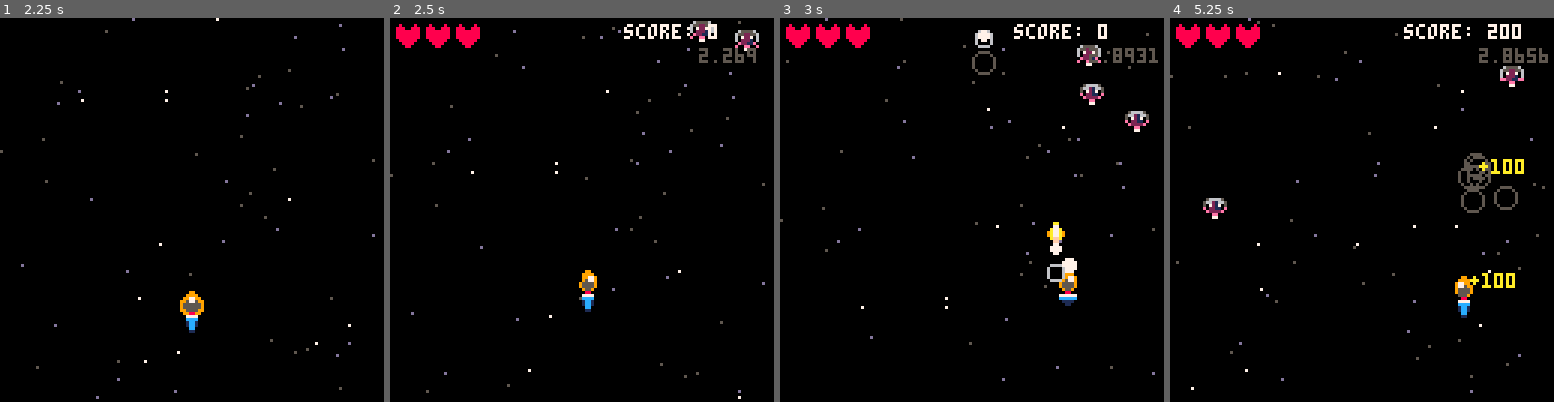
Above: before the commit, frames 1-4 (left to right).
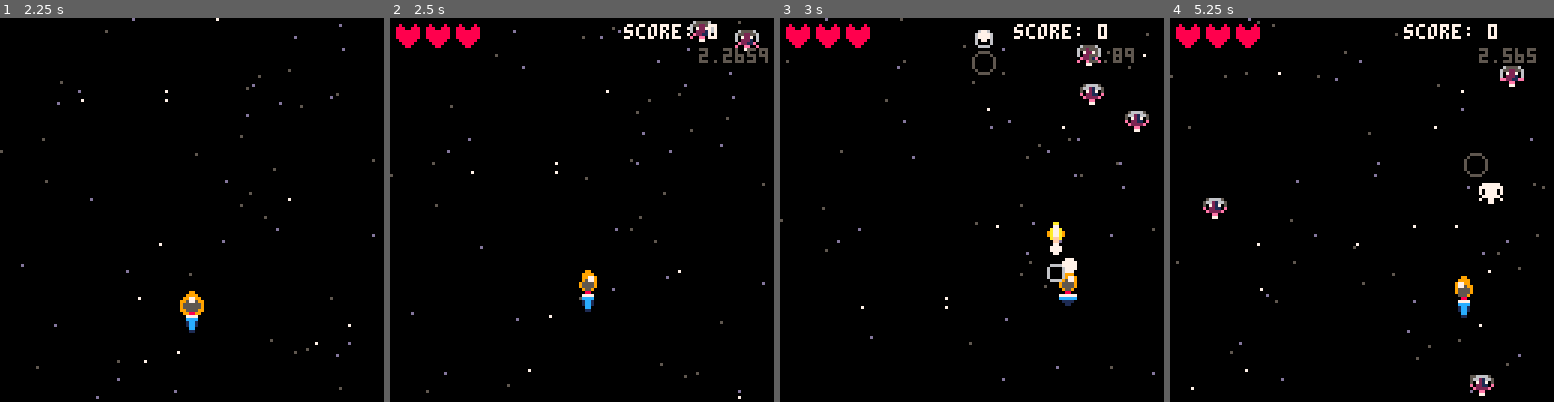
Above: after the commit, the same moments.

Repository: davecroman/pico8-shmup
Game: PICO-8 cartridge shmup.p8
Same seed, same stepped clock (60 frames per second), same inputs: the game is played once before the commit and once after it.
Inputs:
- Up to frame 1 (2.25 s): tap O (Z key) at 0.7, 1.7, 2.1 s; hold Right 1.6-2.1 s; hold Up from 2.15 s (still down)
- Up to frame 2 (2.5 s): release Up at 2.42 s; hold Right from 2.47 s (still down)
- Up to frame 3 (3 s): keep holding Right; tap O (Z key) at 2.5, 2.9 s
- Up to frame 4 (5.25 s): release Right at 3.03 s; hold Left 3.08-3.58 s; tap O (Z key) every 0.4 s from 3.3 to 4.9 s; hold Down 3.63-3.97 s; hold Right 4.02-4.68 s; hold Up 4.73-5.03 s; hold Left from 5.08 s (still down)

Frame 1 is identical in both runs. In frame 2, less than 0.1% of the frame differs, in the area x 92-99%, y 7-12%; in frame 3, 0.1%; in frame 4, 1.6%, in the area x 75-99%, y 1-99%.

Commit message:
Refactoring

Diff:
--- a/enemies.lua
+++ b/enemies.lua
@@ -1,18 +1,15 @@
 e1_spr = {13,14,15}
-e2_spr = {29,30,31}
 
 function initEnemies()
     enemies = {}
     spawn_t = t()
-    spawn_n = 0
-    add(enemies,{x=flr(rnd(120)),y=-8,hp=10,frame=0,anim_t=0,speed=rnd(3)+1,w=8,h=8})
+    add(enemies,{x=flr(rnd(120)),y=-8,hp=30,hit_t=0,frame=0,anim_t=0,speed=rnd(2)+1,w=8,h=8})
 end
 
 function updateEnemies()
     if t()-spawn_t >= 0.5 then
-        add(enemies,{x=flr(rnd(120)),y=-8,hp=10,frame=0,anim_t=0,speed=rnd(2)+1,w=8,h=8})
+        add(enemies,{x=flr(rnd(120)),y=-8,hp=30,hit_t=0,frame=0,anim_t=0,speed=rnd(2)+1,w=8,h=8})
         spawn_t = t()
-        spawn_n += 1
     end
     for e in all(enemies) do
         e.anim_t+=1
@@ -21,17 +18,16 @@
             e.frame=(e.frame+1)%3
         end
         e.y+=e.speed
-        if e.hit_t and e.hit_t>0 then e.hit_t-=1 end
+        if e.hit_t>0 then e.hit_t-=1 end
         if e.y>128 then
             del(enemies,e)
         end
     end
-
 end
 
 function drawEnemies()
     for e in all(enemies) do
-        if e.hit_t and e.hit_t>0 then
+        if e.hit_t>0 then
             for c=1,15 do pal(c,7) end
         end
         spr(e1_spr[e.frame+1],e.x,e.y)
--- a/main.lua
+++ b/main.lua
@@ -26,6 +26,7 @@
                     for i=1,5 do
                         addExplosion(e.x + flr(rnd(20)) - 10, e.y + flr(rnd(20)) - 10)
                     end
+                    break
                 end
             end
         end
--- a/player.lua
+++ b/player.lua
@@ -4,12 +4,11 @@
         vel=2,
         currSpr=0,
         fireCd=0,
-        fireRate=7,
+        fireRate=5,
         fireSpeed=6,
         boosterFrame=0,
         pow=10
     }
-    frameCount = 1
     flash = 0
 end
 
@@ -22,7 +21,6 @@
     p1.x = min(max(p1.x, 0), 128 - 8)
     p1.y = min(max(p1.y, 0), 128 - 8)
 
-    -- sprite
     p1.currSpr = 0
     if btn(0) then
         p1.currSpr = 1
@@ -30,15 +28,9 @@
         p1.currSpr = 2
     end
 
-    -- animate flash
-    if flash > 0 then
-        flash -= 2
-    end
-
-    -- animate booster
+    if flash > 0 then flash -= 2 end
     p1.boosterFrame = (p1.boosterFrame + 1) % 2
 
-    --  FIRING CHECKS
     if btn(4) and p1.fireCd == 0 then
         addProjectile(p1.x, p1.y - 4, 0, -1 * p1.fireSpeed)
         sfx(0)
@@ -51,12 +43,8 @@
 
 function drawPlayer()
     spr(p1.currSpr, p1.x, p1.y)
-
-    -- flash
-    if(flash > 0) then
+    if flash > 0 then
         circfill(p1.x + 4, p1.y - 2, flash, 7)
     end
-
-    -- booster
     spr(7 + p1.boosterFrame, p1.x, p1.y + 6)
 end
--- a/ui.lua
+++ b/ui.lua
@@ -9,7 +9,6 @@
 end
 
 function updateUi()
-    health = max(0, 3)
     for p in all(score_popups) do
         p.y -= 0.25
         p.life -= 1
--- a/utils.lua
+++ b/utils.lua
@@ -3,11 +3,6 @@
      and a.y < b.y+b.h and a.y+a.h > b.y
 end
 
--- Function to draw blinking text
--- text: the string to display
--- x, y: position on screen
--- period: blink period in seconds (default 1.0)
--- clr: color of the text (optional)
 function blink_text(text, x, y, period, clr)
   period = period or 1.0
   if t() % period < period * 0.5 then
Not shown, changed: the sound effects (__sfx__) section of shmup.p8
